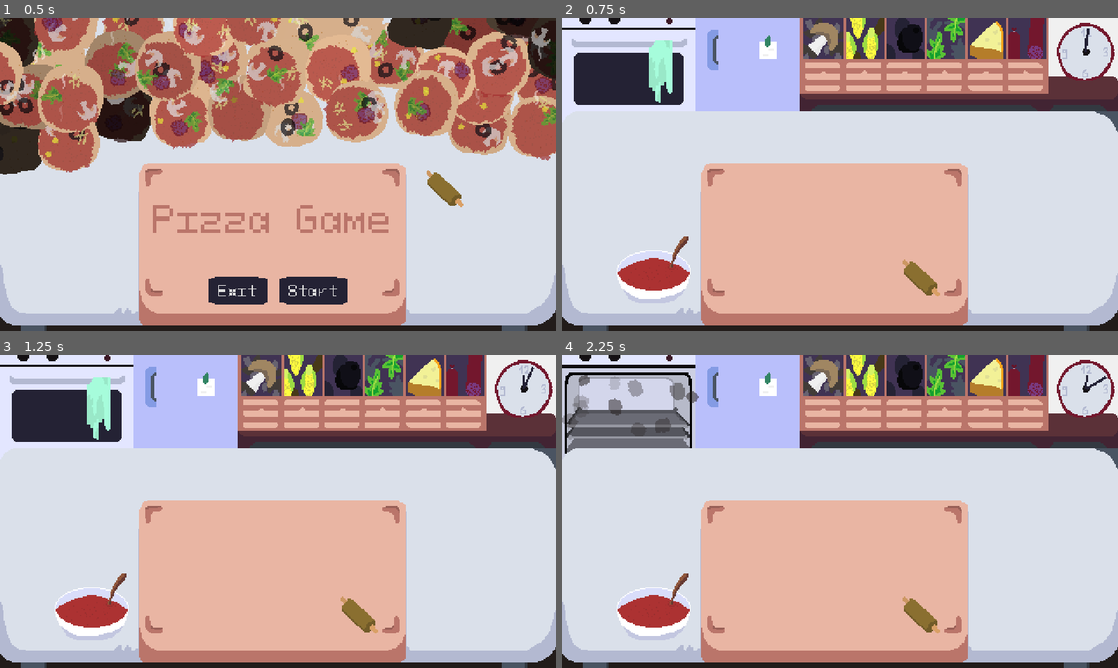
Above: before the commit, frames 1-4 (two rows, left to right).
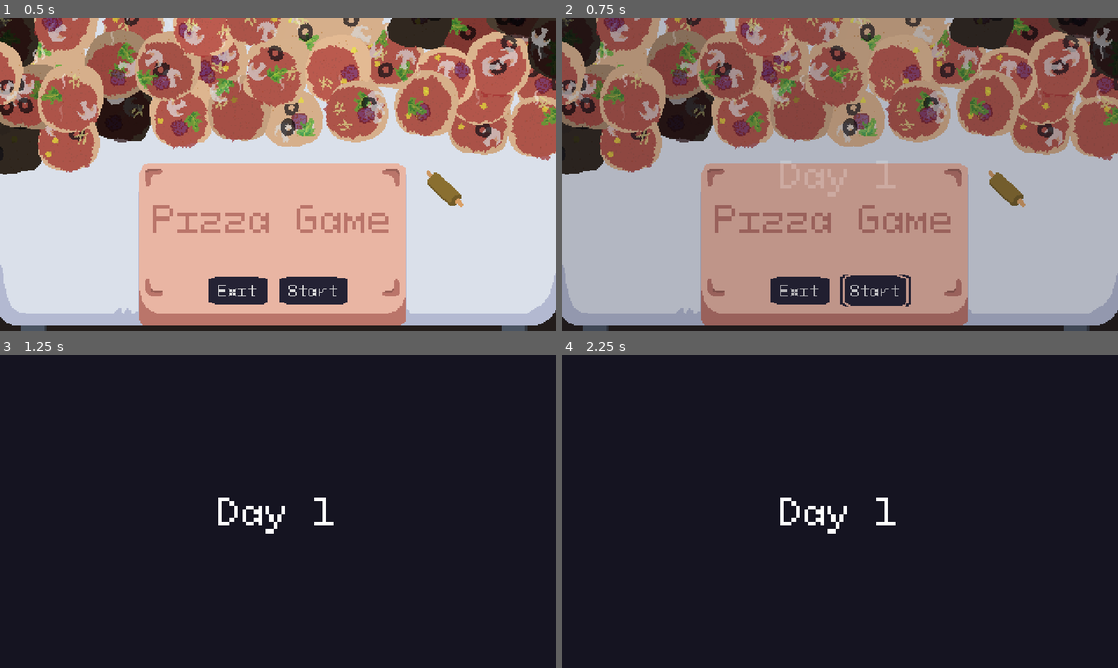
Above: after the commit, the same moments.

Repository: martindzejky/pizza-game
Game: Godot game, scene res://scenes/start.tscn
The game is run twice, just before and just after one commit, with the same random seed, the same clock (stepped at 60 frames per second) and the same inputs.
Inputs (mouse positions are in pixels of both pictures, inside the frame that each line leads up to):
- Up to frame 1 (0.5 s): no input
- Up to frame 2 (0.75 s): click "Start" at 0.5 s
- Up to frame 3 (1.25 s): no input
- Up to frame 4 (2.25 s): click (873, 627) at 1.25 s, where only the run after the commit has a clickable "Start"; tap Enter at 2 s; move the mouse to (628, 401) at 2.02 s; click (628, 401) at 2.17 s

Frame 1 is identical in both runs. In frame 2, 98% of the frame differs, in the area x 0-100%, y 0-99%; in frame 3, 95%; in frame 4, 97%.

Commit message:
add scene transitions

Diff:
--- /dev/null
+++ b/autoload/days.gd
@@ -0,0 +1,3 @@
+extends Node
+
+@export var day := 0
--- /dev/null
+++ b/autoload/transitions.gd
@@ -0,0 +1,34 @@
+extends Node2D
+
+# Handles transitions between scenes
+
+var targetScene: String = ''
+
+
+# Transition to a new scene
+func transitionTo(scene: String, text := ''):
+    if $animation.is_playing(): return
+
+    if text != '':
+        $layer/cover/center/text.text = text
+        $layer/cover/center/text.visible = true
+    else:
+        $layer/cover/center/text.visible = false
+
+    targetScene = scene
+    $animation.play("transition")
+
+
+
+# Called by the animation
+func changeScene():
+    if targetScene == '':
+        push_warning("No target scene set")
+        return
+
+    get_tree().change_scene_to_file(targetScene)
+    get_tree().paused = true
+
+# Called by the animation
+func unpause():
+    get_tree().paused = false
--- /dev/null
+++ b/autoload/transitions.tscn
@@ -0,0 +1,122 @@
+[gd_scene load_steps=5 format=3 uid="uid://di4gqsnhmwyb0"]
+
+[ext_resource type="Script" path="res://autoload/transitions.gd" id="1_upgyq"]
+
+[sub_resource type="Animation" id="Animation_v16sb"]
+resource_name = "transition"
+length = 3.0
+tracks/0/type = "value"
+tracks/0/imported = false
+tracks/0/enabled = true
+tracks/0/path = NodePath("layer/cover:modulate")
+tracks/0/interp = 2
+tracks/0/loop_wrap = true
+tracks/0/keys = {
+"times": PackedFloat32Array(0, 0.5, 2.5, 3),
+"transitions": PackedFloat32Array(1, 1, 1, 1),
+"update": 0,
+"values": [Color(1, 1, 1, 0), Color(1, 1, 1, 1), Color(1, 1, 1, 1), Color(1, 1, 1, 0)]
+}
+tracks/1/type = "method"
+tracks/1/imported = false
+tracks/1/enabled = true
+tracks/1/path = NodePath(".")
+tracks/1/interp = 1
+tracks/1/loop_wrap = true
+tracks/1/keys = {
+"times": PackedFloat32Array(1, 3),
+"transitions": PackedFloat32Array(1, 1),
+"values": [{
+"args": [],
+"method": &"changeScene"
+}, {
+"args": [],
+"method": &"unpause"
+}]
+}
+tracks/2/type = "value"
+tracks/2/imported = false
+tracks/2/enabled = true
+tracks/2/path = NodePath("layer:visible")
+tracks/2/interp = 1
+tracks/2/loop_wrap = true
+tracks/2/keys = {
+"times": PackedFloat32Array(0, 3),
+"transitions": PackedFloat32Array(1, 1),
+"update": 1,
+"values": [true, false]
+}
+
+[sub_resource type="Animation" id="Animation_rmvp3"]
+resource_name = "RESET"
+length = 0.001
+tracks/0/type = "value"
+tracks/0/imported = false
+tracks/0/enabled = true
+tracks/0/path = NodePath("layer:visible")
+tracks/0/interp = 1
+tracks/0/loop_wrap = true
+tracks/0/keys = {
+"times": PackedFloat32Array(0),
+"transitions": PackedFloat32Array(1),
+"update": 1,
+"values": [false]
+}
+tracks/1/type = "value"
+tracks/1/imported = false
+tracks/1/enabled = true
+tracks/1/path = NodePath("layer/cover:modulate")
+tracks/1/interp = 1
+tracks/1/loop_wrap = true
+tracks/1/keys = {
+"times": PackedFloat32Array(0),
+"transitions": PackedFloat32Array(1),
+"update": 1,
+"values": [Color(1, 1, 1, 0)]
+}
+
+[sub_resource type="AnimationLibrary" id="AnimationLibrary_c1g0h"]
+_data = {
+"RESET": SubResource("Animation_rmvp3"),
+"transition": SubResource("Animation_v16sb")
+}
+
+[node name="transitions" type="Node2D"]
+process_mode = 3
+script = ExtResource("1_upgyq")
+
+[node name="animation" type="AnimationPlayer" parent="."]
+libraries = {
+"": SubResource("AnimationLibrary_c1g0h")
+}
+
+[node name="layer" type="CanvasLayer" parent="."]
+layer = 100
+visible = false
+follow_viewport_enabled = true
+
+[node name="cover" type="ColorRect" parent="layer"]
+modulate = Color(1, 1, 1, 0)
+anchors_preset = 15
+anchor_right = 1.0
+anchor_bottom = 1.0
+grow_horizontal = 2
+grow_vertical = 2
+color = Color(0.0823529, 0.0784314, 0.129412, 1)
+
+[node name="center" type="CenterContainer" parent="layer/cover"]
+layout_mode = 1
+anchors_preset = 15
+anchor_right = 1.0
+anchor_bottom = 1.0
+grow_horizontal = 2
+grow_vertical = 2
+
+[node name="text" type="Label" parent="layer/cover/center"]
+layout_mode = 2
+offset_left = 198.0
+offset_top = 114.0
+offset_right = 282.0
+offset_bottom = 155.0
+theme_type_variation = &"PauseTitle"
+text = "TEXT"
--- a/objects/clock/clock.gd
+++ b/objects/clock/clock.gd
@@ -13,4 +13,4 @@
     # finalize all animating orders
     get_tree().call_group("order-animating", "finalizeOrder")
 
-    get_tree().change_scene_to_file("res://scenes/end.tscn")
+    Transitions.transitionTo("res://scenes/end.tscn", "Day ended")
--- a/project.godot
+++ b/project.godot
@@ -55,6 +55,8 @@
 Effects="*res://autoload/effects.gd"
 Sounds="*res://autoload/sounds.tscn"
 Orders="*res://autoload/orders.gd"
+Transitions="*res://autoload/transitions.tscn"
+Days="*res://autoload/days.gd"
 
 [display]
 
--- a/ui/end-btn.gd
+++ b/ui/end-btn.gd
@@ -11,7 +11,7 @@
     get_tree().call_group("order-animating", "finalizeOrder")
 
     get_tree().paused = false
-    get_tree().change_scene_to_file("res://scenes/end.tscn")
+    Transitions.transitionTo("res://scenes/end.tscn", "Day ended")
 
     Effects.sound("click")
 
--- a/ui/start-btn.gd
+++ b/ui/start-btn.gd
@@ -3,7 +3,9 @@
 
 func _onClicked():
     Effects.sound("click")
-    get_tree().change_scene_to_file("res://scenes/level.tscn")
+
+    Days.day += 1
+    Transitions.transitionTo("res://scenes/level.tscn", "Day " + str(Days.day))
 
 func _onHover():
     Effects.sound("hover")
